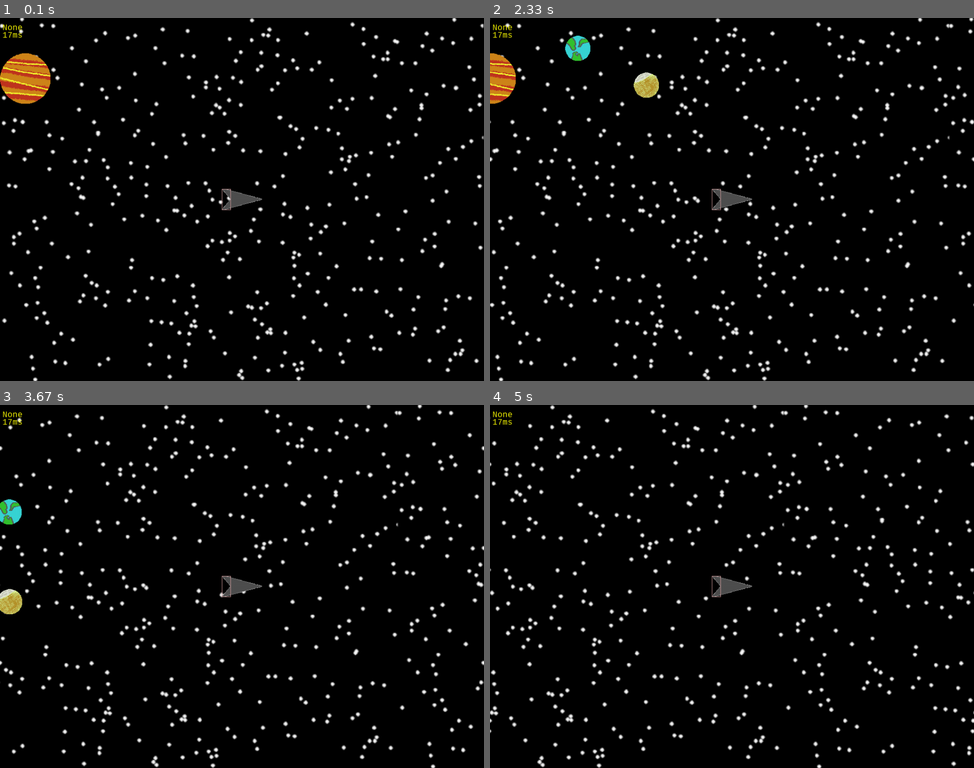
Above: before the commit, frames 1-4 (two rows, left to right).
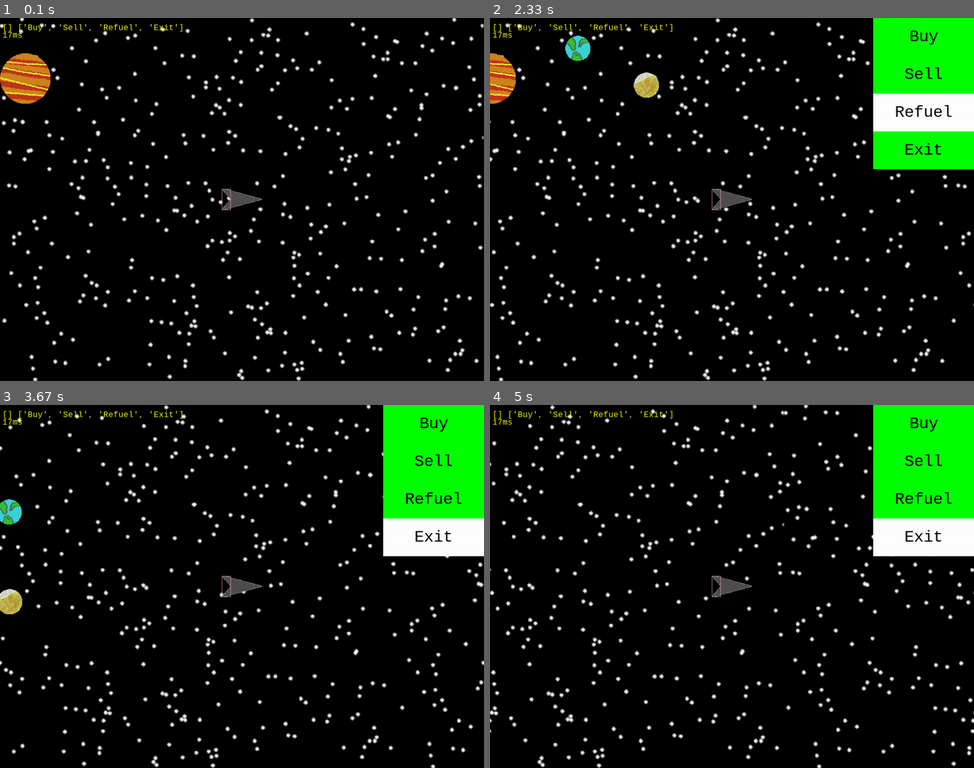
Above: after the commit, the same moments.

Repository: Jacob-OTW/Explorer-in-PyGame
Game: pygame game, started from main.py
The game is run twice, just before and just after one commit, with the same random seed, the same clock (stepped at 60 frames per second) and the same inputs.
Inputs:
- Up to frame 1 (0.1 s): no input
- Up to frame 2 (2.33 s): hold E 0.33-0.8 s; hold Up 0.33-0.8 s; tap Enter at 0.83 s; hold Up 1.17-1.63 s; tap Space at 1.23, 1.53, 1.73, 2.07 s; hold Down 1.67-1.97 s; hold Up from 2 s (still down); tap E at 2.15 s
- Up to frame 3 (3.67 s): release Up at 2.37 s; tap Enter at 2.4 s; hold Down 2.73-3.1 s; tap Space at 2.8, 3.2, 3.53 s; hold Up 3.13-3.43 s; tap E at 3.28 s; hold Down from 3.47 s (still down)
- Up to frame 4 (5 s): release Down at 3.77 s; hold Up 3.8-4.17 s; tap Space at 3.87, 4.27, 4.67 s; hold Down 4.2-4.57 s; tap E at 4.35 s; hold Up 4.6-4.9 s; hold Down from 4.93 s (still down)

The runs differ from the first frame. In frame 1, 0.2% of the frame differs, in the area x 0-38%, y 1-4%; in frame 2, 8.8%; in frame 3, 8.8%; in frame 4, 8.8%, in the area x 0-100%, y 0-42%.

Commit message:
Added shop UI foundation

Diff:
--- a/main.py
+++ b/main.py
@@ -5,6 +5,7 @@
 from settings import stage
 from player_obj import player_group, play
 from planet_obj import planet_group
+from shop_UI_obj import shop_ui_group, shop_ui
 
 
 def HandleKeys():
@@ -12,6 +13,19 @@
         if event.type == pygame.QUIT:
             pygame.quit()
             sys.exit()
+        if event.type == pygame.KEYDOWN:
+            if event.key == pygame.K_UP:
+                shop_ui.selected -= 1
+                if shop_ui.selected < 0:
+                    shop_ui.selected = 3
+            if event.key == pygame.K_DOWN:
+                shop_ui.selected += 1
+                if shop_ui.selected > 3:
+                    shop_ui.selected = 0
+            if event.key == pygame.K_RETURN:
+                shop_ui.use()
+            if event.key == pygame.K_e:
+                shop_ui.shop = True
 
 
 class Stars:  # This class is used for the background tiles
@@ -109,6 +123,7 @@
     MT.Check()  # Check if mouse button is down
     player_group.update()
     planet_group.update()
+    shop_ui_group.update()
 
     # Visual
     stage.screen.fill(bg_color)  # Fill the 'screen' surface with a solid color
@@ -117,9 +132,11 @@
     player_group.draw(stage.screen)
     MT.draw()  # Draw all Saved positions
     play.draw_mask_attach()
+    if shop_ui.shop:
+        shop_ui_group.draw(stage.screen)
 
     # Text
-    text = myfont.render(f"{play.offset}", True, (255, 255, 0))
+    text = myfont.render(f"{shop_ui.directory} {shop_ui.shop_list}", True, (255, 255, 0))
     stage.screen.blit(text, (5, 10))
     text2 = myfont.render(f"{round(frame_time * 1000)}ms", True, (255, 255, 0))
     stage.screen.blit(text2, (5, 25))
--- a/planet_obj.py
+++ b/planet_obj.py
@@ -35,7 +35,7 @@
     def update(self):
         if 'Static' in self.status:  # Things to do if Static
             pass
-        elif 'Moving' in self.status:  # Things to do if Moving
+        if 'Moving' in self.status:  # Things to do if Moving
             self.XF = math.cos(self.orbit_value) * self.orbit_speed
             self.YF = math.sin(self.orbit_value) * self.orbit_speed
 
@@ -43,6 +43,10 @@
 
             self.startx += self.XF
             self.starty += self.YF
+        if 'Loot' in self.status:
+            if play.Current_Planet == self:
+                if self.loot not in play.inventory:
+                    play.inventory.append(self.loot)
 
         self.position = (self.startx - stage.XScroll, self.starty - stage.YScroll)  # Update Pos
         self.image = pygame.transform.scale(self.stored, (self.size, self.size))
@@ -59,4 +63,4 @@
 planet_group = pygame.sprite.Group()
 planet_group.add(Planet(0, 70, status=['Static']))
 planet_group.add(Planet(0, -130, xf=8, yf=-3, mass=0.005, orbit_speed=2, size=50, costume_num=3, status=['Moving']))
-planet_group.add(Planet(0, -260, xf=8, yf=-3, mass=0.003, orbit_speed=4, size=50, costume_num=4, status=['Moving']))
+planet_group.add(Planet(0, -260, xf=8, yf=-3, mass=0.003, orbit_speed=4, size=50, costume_num=4, loot='Item', status=['Moving', 'Loot']))
--- a/player_obj.py
+++ b/player_obj.py
@@ -31,6 +31,9 @@
         # Planet caching
         self.Current_Planet = None
         self.offset = None
+
+        # Inventory
+        self.inventory = []
 
     def update(self):
         # Key Input
--- /dev/null
+++ b/shop_UI_obj.py
@@ -0,0 +1,65 @@
+import pygame
+from settings import stage
+from player_obj import play
+
+
+class Shop_UI(pygame.sprite.Sprite):
+    def __init__(self):
+        super().__init__()
+        self.image = pygame.Surface((200, 300))
+        self.image.fill('Green')
+        self.selector = pygame.Surface((200, 75))
+        self.selector.fill('White')
+        self.selector_rect = self.selector.get_rect()
+        self.selected = 0
+        self.rect = self.image.get_rect(right=stage.SCREEN_WIDTH, top=0)
+        self.shop_list = ['Buy', 'Sell', 'Refuel', 'Exit']
+        self.font = pygame.font.SysFont("monospace", 32)  # setup font for text
+        self.directory = []
+        self.shop = False
+
+    def update(self):
+        self.image = pygame.Surface((200, 300))
+        self.image.fill('Green')
+        self.selector_rect.center = (100, self.selected * 75 + 37)
+        self.image.blit(self.selector, self.selector_rect)
+        for i, item in enumerate(self.shop_list):
+            text = self.font.render(f'{item}', True, (0, 0, 0))
+            text_rect = text.get_rect(center=(100, i * 75 + text.get_height()))
+            self.image.blit(text, text_rect)
+
+    def use(self):
+        if self.shop:
+            if not self.directory:  # Main Menu
+                if self.shop_list[self.selected] == 'Buy':  # Buy was selected
+                    self.directory.append('Buy')
+                    self.shop_list = ['Item1', 'Item2', 'Item3', 'Return']
+                elif self.shop_list[self.selected] == 'Sell':  # Sell was selected
+                    self.directory.append('Sell')
+                    for i in range(3):
+                        if i < len(play.inventory):
+                            self.shop_list[i] = play.inventory[i]
+                        else:
+                            self.shop_list[i] = 'X'
+                    self.shop_list[3] = 'Return'
+                elif self.shop_list[self.selected] == 'Refuel':
+                    print('You have been refueled!')
+                elif self.shop_list[self.selected] == 'Exit':
+                    self.shop = False
+            elif self.directory[0] == 'Buy':  # Buy Menu
+                if self.shop_list[self.selected] != 'Return':
+                    print(f'You bought {self.shop_list[self.selected]}')
+                else:
+                    self.directory.pop()
+                    self.shop_list = ['Buy', 'Sell', 'Refuel', 'Exit']
+            elif self.directory[0] == 'Sell':  # Sell Menu
+                if not self.shop_list[self.selected] == 'Return':
+                    pass
+                else:
+                    self.directory.pop()
+                    self.shop_list = ['Buy', 'Sell', 'Refuel', 'Exit']
+
+
+shop_ui_group = pygame.sprite.GroupSingle()
+shop_ui = Shop_UI()
+shop_ui_group.add(shop_ui)
